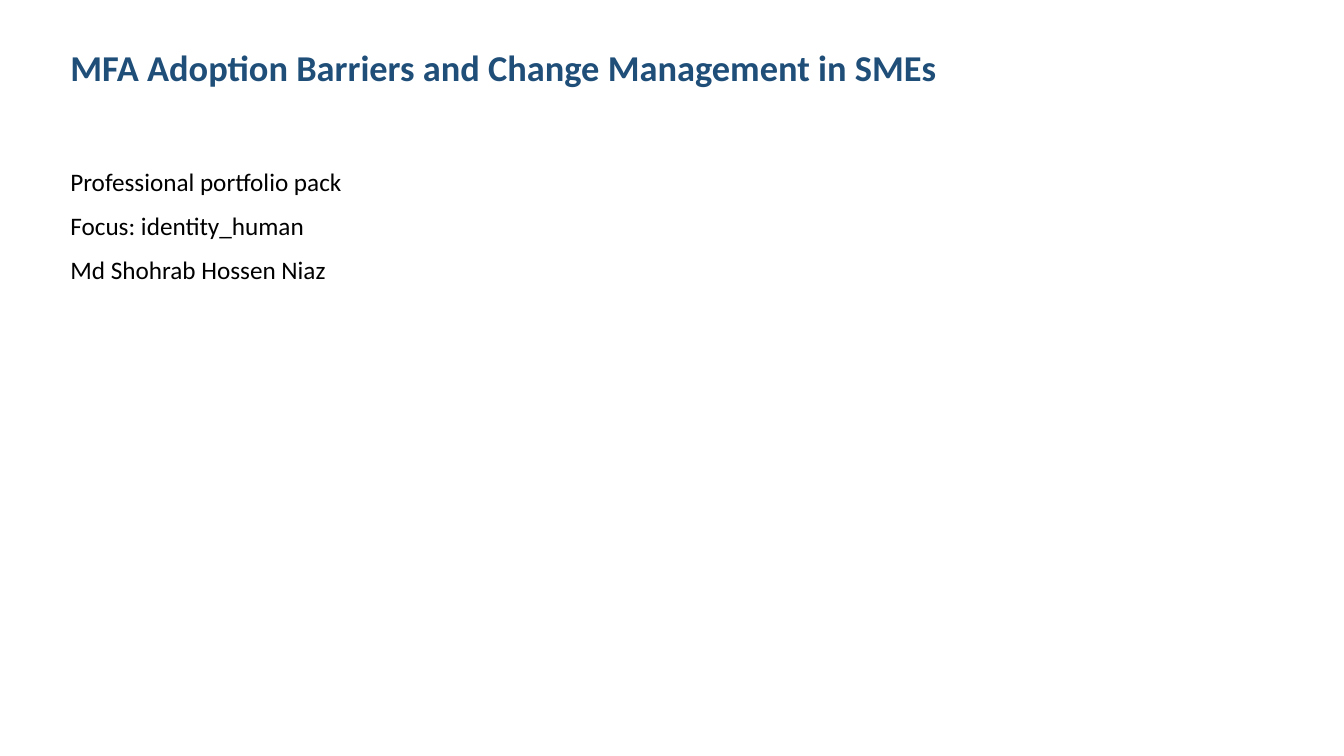
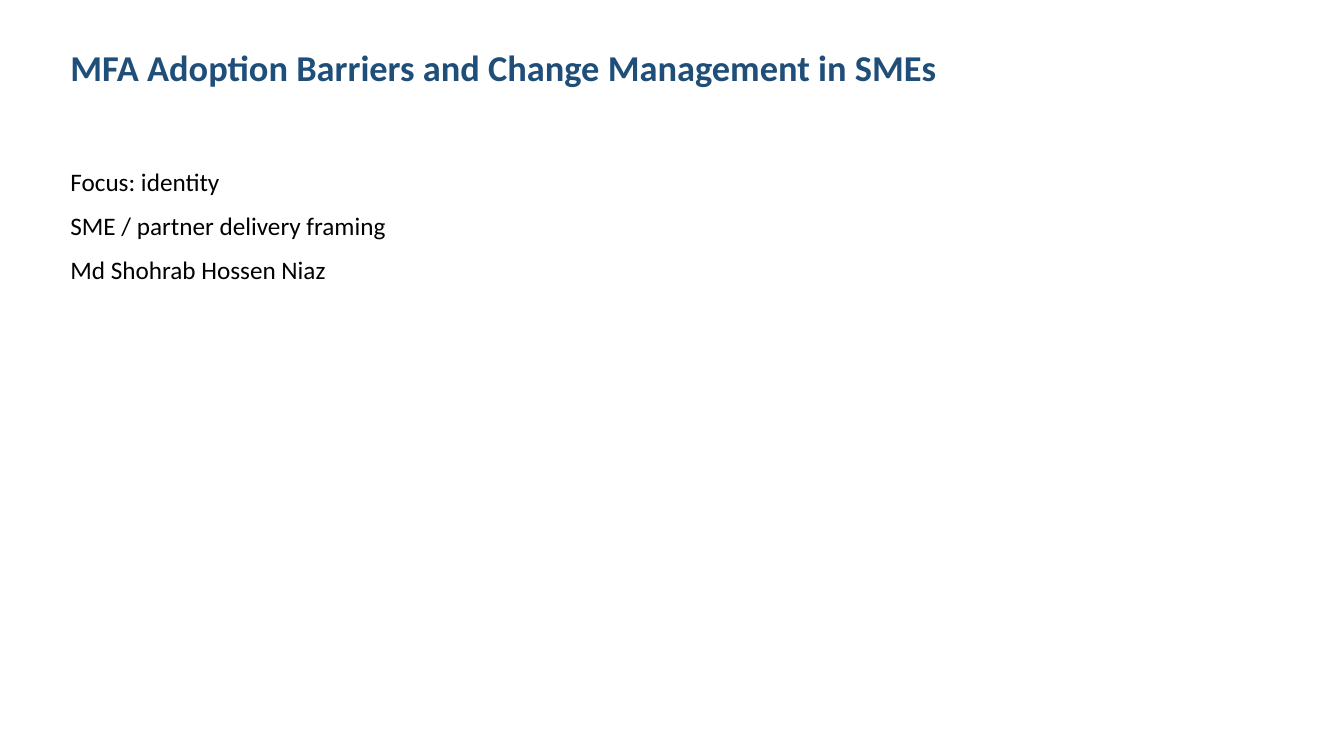
Before and after one commit to shohrabniaz/mfa-adoption-change-management, a slide deck: slide 1 of Final_Submission/02_Presentation.pptx. Drawn at 1344x756 pixels with LibreOffice and Linux fonts; fonts in the diff are those of the drawing. Boxes give left, top, right and bottom in pixels: in the first picture for what was removed or moved away, otherwise in the second. Text is boxed around its words. In the diff, an @@ line names an element or a change of style, - is before the commit and + after.

Commit message:
Polish portfolio pack for professional showcase readiness.

```diff
--- a/Final_Submission/02_Presentation.pptx
+++ b/Final_Submission/02_Presentation.pptx
@@ text at box(70, 173, 385, 240): text changed @@
-Professional portfolio pack
-Focus: identity_human
+Focus: identity
+SME / partner delivery framing
```
Also in this commit, not shown: 3 other slides changed, 12 other files.
